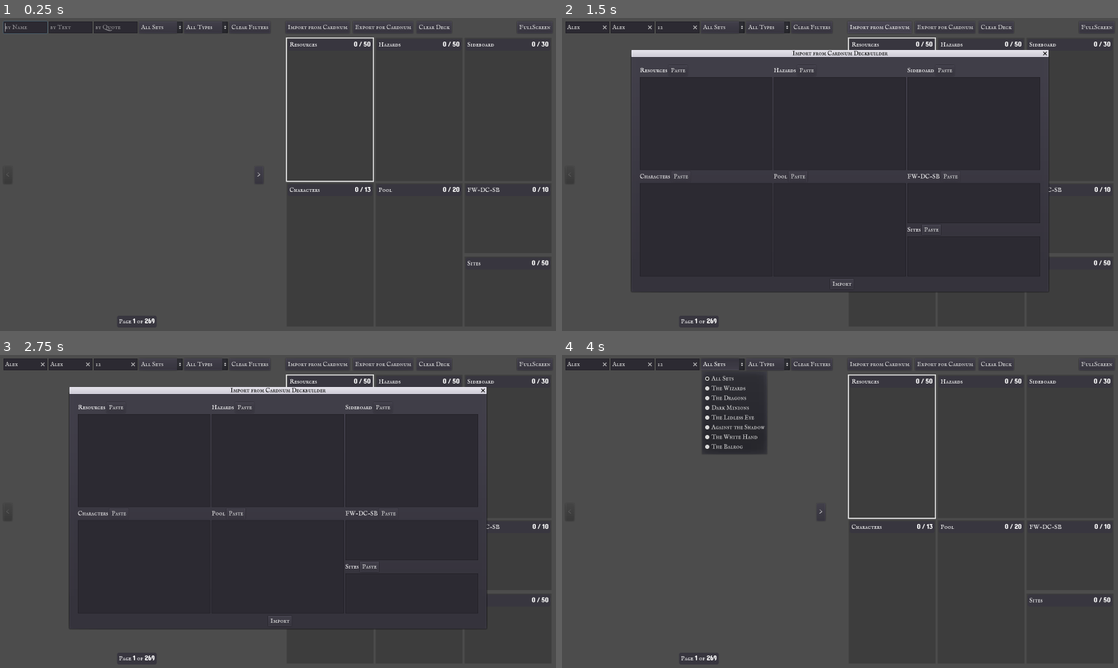
Above: before the commit, frames 1-4 (two rows, left to right).
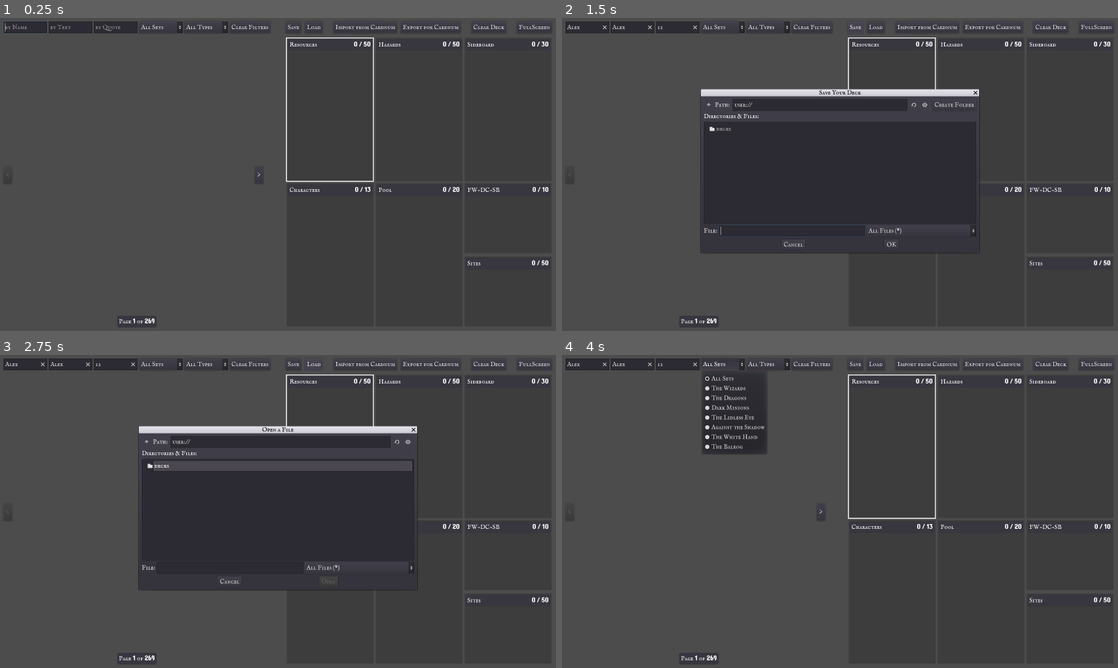
Above: after the commit, the same moments.

Repository: SylvanSign/Samwise
Game: Godot game, scene res://scenes/DeckBuilder/DeckBuilder.tscn
The game is run twice, just before and just after one commit, with the same random seed, the same clock (stepped at 60 frames per second) and the same inputs. This scene is started directly instead of the project's main scene.
Inputs (mouse positions are in pixels of both pictures, inside the frame that each line leads up to):
- Up to frame 1 (0.25 s): no input
- Up to frame 2 (1.5 s): click (589, 27) at 0.52 s; type "Alex" at 0.6 s; click (634, 27) at 0.75 s; type "Alex" at 0.83 s; click (678, 27) at 0.98 s; type "12" at 1.07 s; click (856, 27) at 1.25 s, where only the run after the commit has a clickable "Save"
- Up to frame 3 (2.75 s): click (311, 364) at 2 s, where only the run after the commit has a clickable "Load"
- Up to frame 4 (4 s): click (840, 621) at 2.75 s, where only the run before the commit has a clickable "Import"; click "All Sets" at 3.5 s

The runs differ from the first frame. In frame 1, 0.3% of the frame differs, in the area x 51-99%, y 2-4%; in frame 2, 16%; in frame 3, 17%, in the area x 12-99%, y 2-88%; in frame 4, 0.3%.

Commit message:
basic save/load framework

Diff:
--- a/scenes/DeckBuilder/DeckBuilder.gd
+++ b/scenes/DeckBuilder/DeckBuilder.gd
@@ -28,6 +28,9 @@
 export(NodePath) onready var fw_dc_sb = get_node(fw_dc_sb) as DeckSection
 export(NodePath) onready var sites = get_node(sites) as DeckSection
 
+export(NodePath) onready var loadDialog = get_node(loadDialog) as FileDialog
+export(NodePath) onready var saveDialog = get_node(saveDialog) as FileDialog
+
 onready var sections = [
 	resources,
 	hazards,
@@ -47,6 +50,7 @@
 var clearing_filters := false
 
 func _ready() -> void:
+	initialize_decks_dir()
 	texture = Global.get_texture_from_cards_pck('background.png')
 	set_drag_forwarding_recursively(deck_list_card_drag_to_container)
 	grid.columns = card_columns
@@ -54,6 +58,12 @@
 	cur_section = resources
 	cur_section.toggle_highlight()
 	reset()
+
+
+func initialize_decks_dir() -> void:
+	var dir = Directory.new()
+	assert(OK == dir.open('user://'))
+	assert(OK == dir.make_dir_recursive('decks'))
 
 
 func set_drag_forwarding_recursively(control: Control) -> void:
@@ -429,3 +439,11 @@
 func _on_Quote_text_changed(new_text):
 	if new_text.empty() and not clearing_filters:
 		run_query(search_by_quote)
+
+
+func _on_Load_pressed() -> void:
+	loadDialog.popup_centered_ratio(0.5)
+
+
+func _on_Save_pressed() -> void:
+	saveDialog.popup_centered_ratio(0.5)
--- a/scenes/DeckBuilder/DeckBuilder.tscn
+++ b/scenes/DeckBuilder/DeckBuilder.tscn
@@ -45,6 +45,8 @@
 pool = NodePath("MainContainer/HBoxContainer/DeckList/Sections/Bottom/Pool")
 fw_dc_sb = NodePath("MainContainer/HBoxContainer/DeckList/Sections/Bottom/VBoxContainer/FW-DC-SB")
 sites = NodePath("MainContainer/HBoxContainer/DeckList/Sections/Bottom/VBoxContainer/Sites")
+loadDialog = NodePath("Load")
+saveDialog = NodePath("Save")
 
 [node name="MainContainer" type="MarginContainer" parent="."]
 anchor_right = 1.0
@@ -284,50 +286,60 @@
 custom_constants/separation = 10
 alignment = 1
 
+[node name="Save" type="Button" parent="MainContainer/HBoxContainer/DeckList/Sections/SectionButtons"]
+margin_right = 45.0
+margin_bottom = 34.0
+text = "Save"
+
+[node name="Load" type="Button" parent="MainContainer/HBoxContainer/DeckList/Sections/SectionButtons"]
+margin_left = 55.0
+margin_right = 107.0
+margin_bottom = 34.0
+text = "Load"
+
+[node name="CardnumSpacer" type="MarginContainer" parent="MainContainer/HBoxContainer/DeckList/Sections/SectionButtons"]
+margin_left = 117.0
+margin_right = 127.0
+margin_bottom = 34.0
+size_flags_horizontal = 3
+
 [node name="ImportFromCardnum" type="Button" parent="MainContainer/HBoxContainer/DeckList/Sections/SectionButtons"]
-margin_right = 184.0
+margin_left = 137.0
+margin_right = 321.0
 margin_bottom = 34.0
 rect_min_size = Vector2( 0, 32 )
 size_flags_horizontal = 0
 text = "Import from Cardnum"
 
 [node name="ExportForCardnum" type="Button" parent="MainContainer/HBoxContainer/DeckList/Sections/SectionButtons"]
-margin_left = 194.0
-margin_right = 367.0
+margin_left = 331.0
+margin_right = 504.0
 margin_bottom = 34.0
 size_flags_horizontal = 0
 text = "Export for Cardnum"
 
-[node name="Import" type="Button" parent="MainContainer/HBoxContainer/DeckList/Sections/SectionButtons"]
-visible = false
-margin_left = 454.0
-margin_right = 519.0
-margin_bottom = 22.0
-text = "Import"
-
-[node name="Export" type="Button" parent="MainContainer/HBoxContainer/DeckList/Sections/SectionButtons"]
-visible = false
-margin_left = 492.0
-margin_right = 555.0
-margin_bottom = 22.0
-text = "Export"
+[node name="ClearDeckSpacer" type="MarginContainer" parent="MainContainer/HBoxContainer/DeckList/Sections/SectionButtons"]
+margin_left = 514.0
+margin_right = 524.0
+margin_bottom = 34.0
+size_flags_horizontal = 3
 
 [node name="ClearDeck" type="Button" parent="MainContainer/HBoxContainer/DeckList/Sections/SectionButtons"]
-margin_left = 377.0
-margin_right = 478.0
+margin_left = 534.0
+margin_right = 635.0
 margin_bottom = 34.0
 size_flags_horizontal = 0
 text = "Clear Deck"
 
-[node name="MarginContainer" type="MarginContainer" parent="MainContainer/HBoxContainer/DeckList/Sections/SectionButtons"]
-margin_left = 488.0
-margin_right = 656.0
+[node name="FullScreenSpacer" type="MarginContainer" parent="MainContainer/HBoxContainer/DeckList/Sections/SectionButtons"]
+margin_left = 645.0
+margin_right = 655.0
 margin_bottom = 34.0
 size_flags_horizontal = 3
 
 [node name="FullScreen" type="Button" parent="MainContainer/HBoxContainer/DeckList/Sections/SectionButtons"]
-margin_left = 666.0
-margin_right = 768.0
+margin_left = 665.0
+margin_right = 767.0
 margin_bottom = 34.0
 rect_min_size = Vector2( 0, 34 )
 size_flags_vertical = 0
@@ -460,112 +472,42 @@
 "_edit_use_anchors_": false
 }
 
-[node name="Import" type="WindowDialog" parent="."]
+[node name="Load" type="FileDialog" parent="."]
 anchor_left = 0.5
 anchor_top = 0.5
 anchor_right = 0.5
 anchor_bottom = 0.5
-margin_left = -299.0
-margin_top = -199.0
-margin_right = 299.0
-margin_bottom = 199.0
-popup_exclusive = true
-window_title = "Import"
-__meta__ = {
-"_edit_use_anchors_": false
-}
-
-[node name="MarginContainer" type="MarginContainer" parent="Import"]
-anchor_right = 1.0
-anchor_bottom = 1.0
-custom_constants/margin_right = 20
-custom_constants/margin_top = 20
-custom_constants/margin_left = 20
-custom_constants/margin_bottom = 10
-__meta__ = {
-"_edit_use_anchors_": false
-}
-
-[node name="VBoxContainer" type="VBoxContainer" parent="Import/MarginContainer"]
-margin_left = 20.0
-margin_top = 20.0
-margin_right = 578.0
-margin_bottom = 388.0
-custom_constants/separation = 10
-
-[node name="TextEdit" type="TextEdit" parent="Import/MarginContainer/VBoxContainer"]
-margin_right = 558.0
-margin_bottom = 336.0
-size_flags_horizontal = 3
-size_flags_vertical = 3
-fold_gutter = true
-smooth_scrolling = true
-wrap_enabled = true
-__meta__ = {
-"_edit_use_anchors_": false
-}
-
-[node name="Import" type="Button" parent="Import/MarginContainer/VBoxContainer"]
-margin_left = 246.0
-margin_top = 346.0
-margin_right = 311.0
-margin_bottom = 368.0
-size_flags_horizontal = 4
-text = "Import"
-
-[node name="Export" type="WindowDialog" parent="."]
+margin_left = -449.0
+margin_top = -253.0
+margin_right = 449.0
+margin_bottom = 253.0
+window_title = "Load a Deck"
+mode = 0
+access = 1
+show_hidden_files = true
+current_dir = "user://decks/"
+current_path = "user://decks/"
+__meta__ = {
+"_edit_use_anchors_": false
+}
+
+[node name="Save" type="FileDialog" parent="."]
 anchor_left = 0.5
 anchor_top = 0.5
 anchor_right = 0.5
 anchor_bottom = 0.5
-margin_left = -299.0
-margin_top = -199.0
-margin_right = 299.0
-margin_bottom = 199.0
-popup_exclusive = true
-window_title = "Export"
-__meta__ = {
-"_edit_use_anchors_": false
-}
-
-[node name="MarginContainer" type="MarginContainer" parent="Export"]
-anchor_right = 1.0
-anchor_bottom = 1.0
-custom_constants/margin_right = 20
-custom_constants/margin_top = 20
-custom_constants/margin_left = 20
-custom_constants/margin_bottom = 10
-__meta__ = {
-"_edit_use_anchors_": false
-}
-
-[node name="VBoxContainer" type="VBoxContainer" parent="Export/MarginContainer"]
-margin_left = 20.0
-margin_top = 20.0
-margin_right = 578.0
-margin_bottom = 388.0
-custom_constants/separation = 10
-
-[node name="TextEdit" type="TextEdit" parent="Export/MarginContainer/VBoxContainer"]
-margin_right = 558.0
-margin_bottom = 336.0
-size_flags_horizontal = 3
-size_flags_vertical = 3
-readonly = true
-fold_gutter = true
-smooth_scrolling = true
-wrap_enabled = true
-__meta__ = {
-"_edit_use_anchors_": false
-}
-
-[node name="Close" type="Button" parent="Export/MarginContainer/VBoxContainer"]
-margin_left = 246.0
-margin_top = 346.0
-margin_right = 311.0
-margin_bottom = 368.0
-size_flags_horizontal = 4
-text = "Close"
+margin_left = -449.0
+margin_top = -253.0
+margin_right = 449.0
+margin_bottom = 253.0
+window_title = "Save Your Deck"
+access = 1
+show_hidden_files = true
+current_dir = "user://decks/"
+current_path = "user://decks/"
+__meta__ = {
+"_edit_use_anchors_": false
+}
 
 [connection signal="gui_input" from="." to="." method="_on_DeckBuilder_gui_input"]
 [connection signal="resized" from="." to="." method="_on_DeckBuilder_resized"]
@@ -580,6 +522,8 @@
 [connection signal="pressed" from="MainContainer/HBoxContainer/Finder/Filters/Primary/HBoxContainer/ClearFiltersButton" to="." method="_on_ClearFiltersButton_pressed"]
 [connection signal="pressed" from="MainContainer/HBoxContainer/Finder/VBoxContainer/Gallery/HBoxContainer/Left" to="." method="_on_Left_pressed"]
 [connection signal="pressed" from="MainContainer/HBoxContainer/Finder/VBoxContainer/Gallery/HBoxContainer/Right" to="." method="_on_Right_pressed"]
+[connection signal="pressed" from="MainContainer/HBoxContainer/DeckList/Sections/SectionButtons/Save" to="." method="_on_Save_pressed"]
+[connection signal="pressed" from="MainContainer/HBoxContainer/DeckList/Sections/SectionButtons/Load" to="." method="_on_Load_pressed"]
 [connection signal="pressed" from="MainContainer/HBoxContainer/DeckList/Sections/SectionButtons/ImportFromCardnum" to="." method="_on_ImportFromCardnum_pressed"]
 [connection signal="pressed" from="MainContainer/HBoxContainer/DeckList/Sections/SectionButtons/ExportForCardnum" to="." method="_on_ExportForCardnum_pressed"]
 [connection signal="pressed" from="MainContainer/HBoxContainer/DeckList/Sections/SectionButtons/ClearDeck" to="." method="_on_ClearDeck_pressed"]
